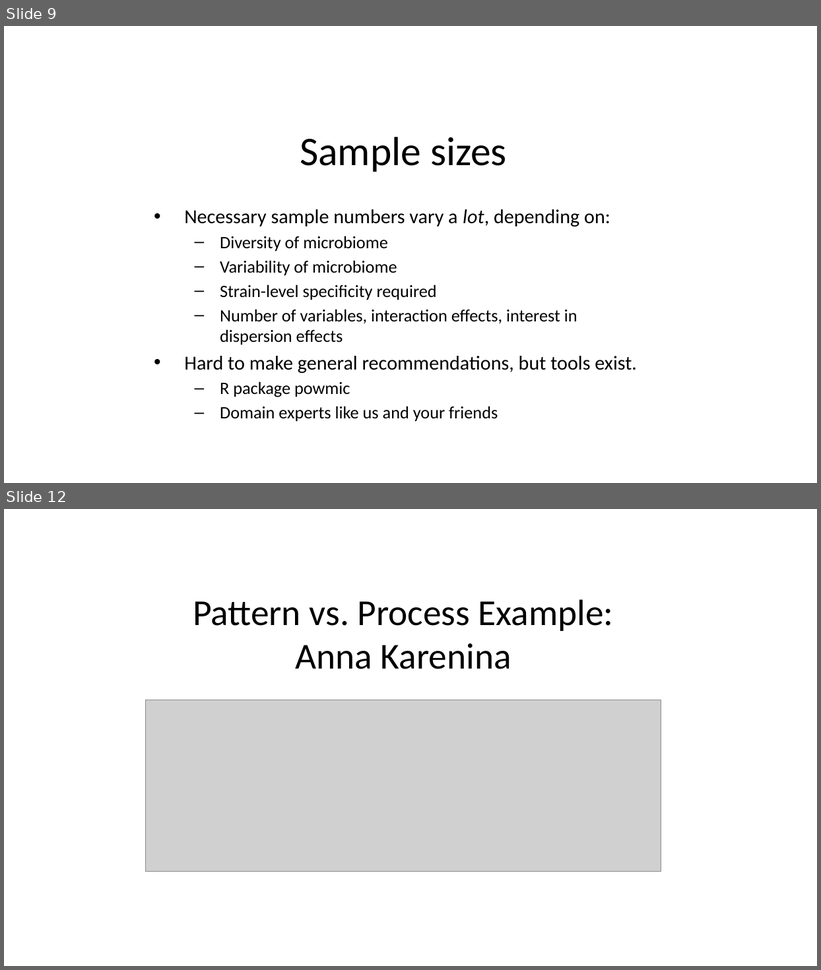
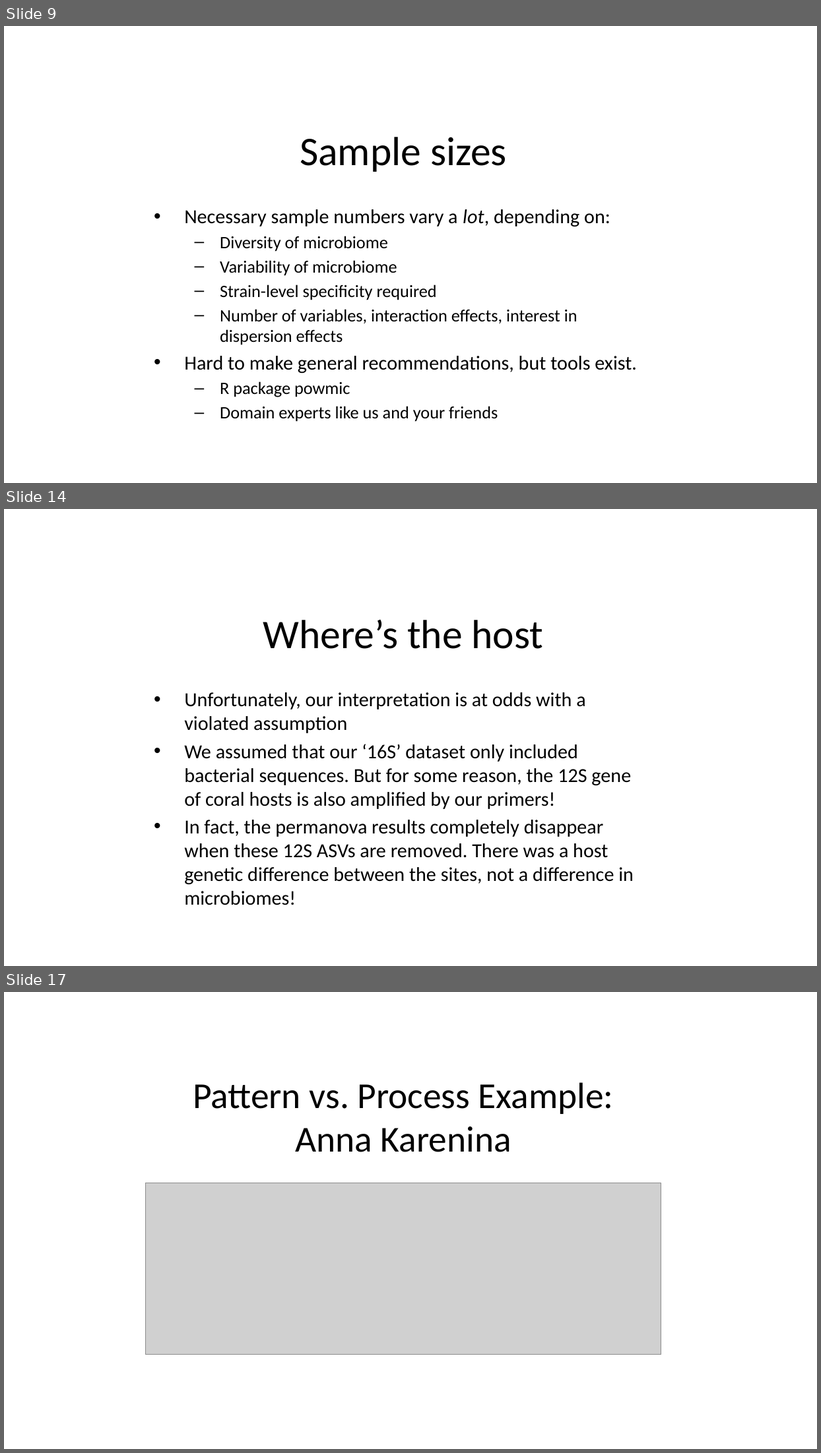
Before and after one commit to usfomicshub/microbiome_workshop, a slide deck: slides/day1/microbiome_workshop_stats.pptx. Shown one above the other, each under a label of ours: slides 9 and 12 before the commit, slides 9, 14 and 17 after it; the slides between them are not shown. The pictures are 821x970 and 821x1453 pixels, drawn with LibreOffice and Linux fonts; fonts in the diff are those of the drawing; grey boxes stand for pictures; background and template pictures are left out. Boxes give left, top, right and bottom in pixels: in the first picture for what was removed or moved away, otherwise in the second. Text is boxed around its words. In the diff, an @@ line names an element or a change of style, - is before the commit and + after.

```diff
--- a/slides/day1/microbiome_workshop_stats.pptx
+++ b/slides/day1/microbiome_workshop_stats.pptx
@@ slide 14 added at (4, 509, 817, 966), background picture (left out) @@
@@ title added at (263, 620, 544, 649), 36 pt, text #000000 @@
+Where’s the host
@@ text added at (184, 692, 634, 885), 17.6 pt, text #000000 @@
+• Unfortunately, our interpretation is at odds with a violated assumption
+• We assumed that our ‘16S’ dataset only included bacterial sequences. But for some reason, the 12S gene of coral hosts is also amplified by our primers!
+• In fact, the permanova results completely disappear when these 12S ASVs are removed. There was a host genetic difference between the sites, not a difference in microbiomes!
@@ what was slide 12 is now slide 17 @@
```
Also in this commit, not shown: 2 slides changed, 4 other slides added.
